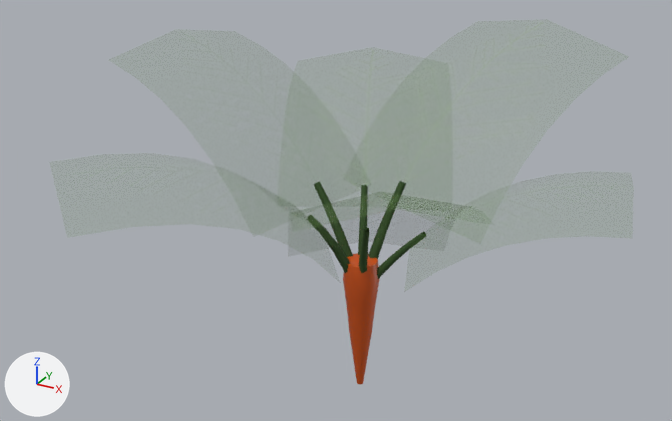
Two versions of the FBX model unity/BinaryNestModAssets/Assets/Farming/Carrot/Models/CarrotGrowth.fbx, one commit apart.
Both versions are drawn from a camera (50 mm lens) standing at (0.297, -0.582, 0.351) and looking at (-0.026, 0.006, 0.057). Every picture has the same lights, and +X, +Y and +Z are marked at lower left. The picture after the commit comes second. Objects named as collision shapes, trigger or cutter boxes, shadow casters or lower levels of detail are left out. Where no turn or scale is listed for an object, it has been applied to the vertices. Vertices at exactly the same position are counted once.

The first picture shows 'CarrotGrowth_LOD0'.
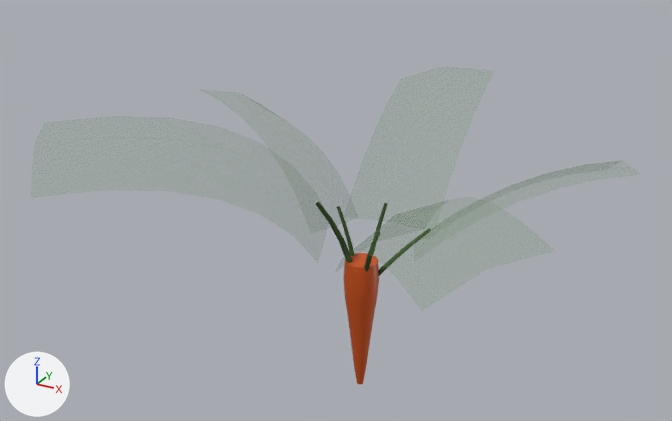
What differs and where, as boxes (x1, y1, x2, y2) in the pictures (672 x 421 px):
'CarrotGrowth_LOD0', reshaped: before (307, 181, 426, 384); after (316, 202, 431, 384)
part 1 of me_carrotgrowth_lod0, rebuilt: before (314, 181, 353, 257); after (337, 206, 355, 256)
part 2 of me_carrotgrowth_lod0, rebuilt: before (307, 215, 350, 273); after (316, 202, 353, 262)
part 3 of me_carrotgrowth_lod0, added: after (373, 203, 387, 255)
part 4 of me_carrotgrowth_lod0, added: after (364, 231, 380, 272)
part 5 of me_carrotgrowth_lod0, cut back: before (343, 181, 426, 373); after (343, 228, 431, 373)

What the commit changed:
me_carrotgrowth_lod0 is used by ob_carrotgrowth_lod0; location (0.0, 0.0, 0.0).
me_carrotgrowth_lod0 had 374 vertices, 277 faces and spanned x -0.223..0.203, y -0.211..0.222, z -0.11..0.185.
me_carrotgrowth_lod0 now has 328 vertices, 245 faces and spans x -0.219..0.191, y -0.184..0.159, z -0.11..0.145.
me_carrotgrowth_lod0 part 1: the loose piece of 25 vertices spanning x -0.048..0.001, y -0.004..0.013, z -0.002..0.077 is rebuilt with 25 vertices and now spans x -0.028..-0.002, y 0.0..0.013, z -0.001..0.059.
me_carrotgrowth_lod0 part 2: the loose piece of 25 vertices spanning x -0.03..0.002, y -0.034..0.001, z -0.002..0.067 is rebuilt with 25 vertices and now spans x -0.029..0.0, y -0.023..0.0, z -0.001..0.074.
me_carrotgrowth_lod0 part 3: a new loose piece of 25 vertices spanning x -0.002..0.002, y 0.002..0.044, z -0.001..0.055, in mat_carrotstalk (dark green #2b4a19).
me_carrotgrowth_lod0 part 4: a new loose piece of 25 vertices spanning x 0.001..0.028, y -0.026..0.0, z -0.001..0.063, in mat_carrotstalk (dark green #2b4a19).
Part 5, on me_carrotgrowth_lod0:
173 vertices are removed from x -0.153..0.154, y -0.029..0.222, z -0.075..0.185.
184 faces are deleted.
56 vertices are added at x -0.014..0.047, y -0.014..0.027, z -0.075..0.05.
20 new faces join them, mat_carrotstalk (dark green #2b4a19).
80 new faces join them, mat_carrotroot (orange #cc520d).
Other edits to the shape of me_carrotgrowth_lod0 do not show in these pictures.
